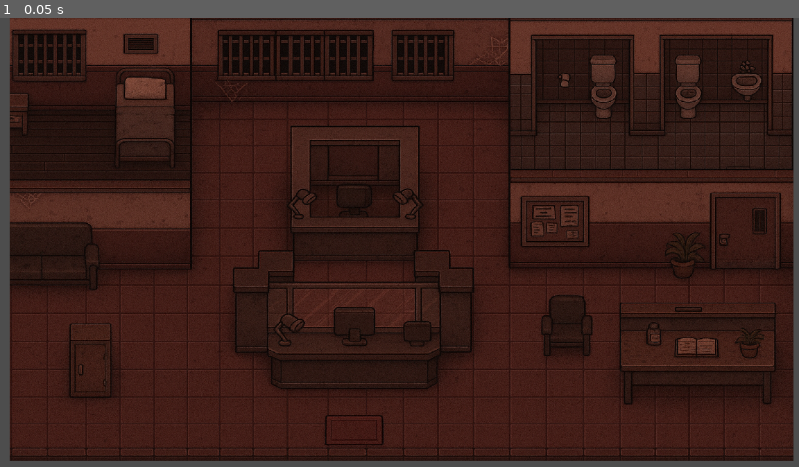
Above: before the commit, frame 1.
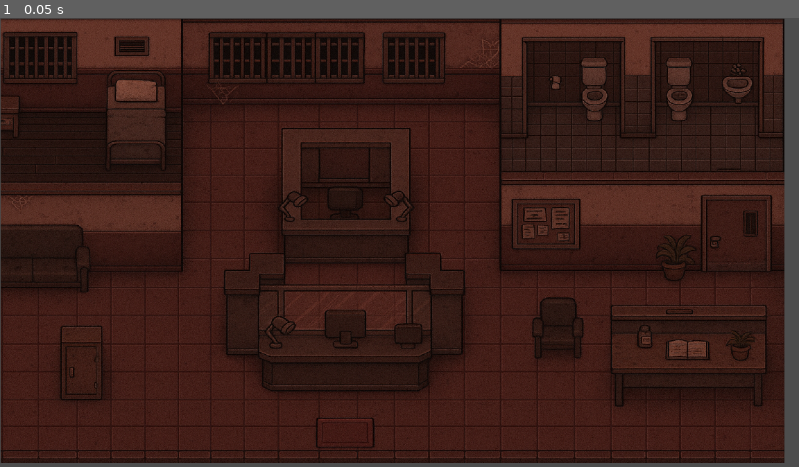
Above: after the commit, the same moment.

Repository: levi-tabosa/trabai_andrea
Game: Godot game, scene res://scenes/level_2.tscn
Same seed, same stepped clock (60 frames per second), same inputs: the game is played once before the commit and once after it. This scene is started directly instead of the project's main scene.
Inputs:
- Up to frame 1 (0.05 s): no input

The runs differ from the first frame. In frame 1, 16% of the frame differs, in the area x 0-100%, y 0-100%.

Commit message:
Update shed.tscn

Diff:
--- a/scenes/shed.tscn
+++ b/scenes/shed.tscn
@@ -1,10 +1,159 @@
-[gd_scene load_steps=2 format=3 uid="uid://2bywqnyjbjyk"]
+[gd_scene load_steps=23 format=3 uid="uid://2bywqnyjbjyk"]
 
 [ext_resource type="Texture2D" uid="uid://b31n7us6bqur" path="res://assets/ChatGPT Image 25 de abr. de 2025, 15_20_17.png" id="1_422rr"]
+
+[sub_resource type="RectangleShape2D" id="RectangleShape2D_422rr"]
+size = Vector2(94.3495, 186.908)
+
+[sub_resource type="RectangleShape2D" id="RectangleShape2D_5jno2"]
+size = Vector2(65.2038, 188.505)
+
+[sub_resource type="RectangleShape2D" id="RectangleShape2D_kx8ok"]
+size = Vector2(63.6734, 181.524)
+
+[sub_resource type="RectangleShape2D" id="RectangleShape2D_tnmrx"]
+size = Vector2(346.62, 127.209)
+
+[sub_resource type="RectangleShape2D" id="RectangleShape2D_204wa"]
+size = Vector2(236.517, 81.8876)
+
+[sub_resource type="RectangleShape2D" id="RectangleShape2D_j5w88"]
+size = Vector2(58.4495, 56.9188)
+
+[sub_resource type="RectangleShape2D" id="RectangleShape2D_gbkui"]
+size = Vector2(73.984, 60.705)
+
+[sub_resource type="RectangleShape2D" id="RectangleShape2D_jhr7m"]
+size = Vector2(101.947, 124.605)
+
+[sub_resource type="RectangleShape2D" id="RectangleShape2D_51bmj"]
+size = Vector2(303.122, 247.613)
+
+[sub_resource type="RectangleShape2D" id="RectangleShape2D_ilkvv"]
+size = Vector2(549.154, 193.49)
+
+[sub_resource type="RectangleShape2D" id="RectangleShape2D_bpkwf"]
+size = Vector2(357.009, 190.103)
+
+[sub_resource type="RectangleShape2D" id="RectangleShape2D_1ui6r"]
+size = Vector2(104.666, 186.301)
+
+[sub_resource type="RectangleShape2D" id="RectangleShape2D_ygc2y"]
+size = Vector2(540.998, 241.223)
+
+[sub_resource type="RectangleShape2D" id="RectangleShape2D_t01aa"]
+size = Vector2(605.322, 163.36)
+
+[sub_resource type="RectangleShape2D" id="RectangleShape2D_co7mo"]
+size = Vector2(361.087, 116.618)
+
+[sub_resource type="RectangleShape2D" id="RectangleShape2D_yhuii"]
+size = Vector2(209.331, 76.6801)
+
+[sub_resource type="RectangleShape2D" id="RectangleShape2D_2nhl3"]
+size = Vector2(241.274, 99.0452)
+
+[sub_resource type="RectangleShape2D" id="RectangleShape2D_or6bb"]
+size = Vector2(42.138, 133.008)
+
+[sub_resource type="RectangleShape2D" id="RectangleShape2D_885au"]
+size = Vector2(40.7787, 138.983)
+
+[sub_resource type="RectangleShape2D" id="RectangleShape2D_nbwvh"]
+size = Vector2(100.709, 1059.14)
+
+[sub_resource type="RectangleShape2D" id="RectangleShape2D_q4cs0"]
+size = Vector2(75.246, 1108.67)
 
 [node name="shed" type="Node2D"]
 
 [node name="Sprite2D" type="Sprite2D" parent="."]
-position = Vector2(576, 319.5)
+position = Vector2(563, 323)
 scale = Vector2(0.735677, 0.625977)
 texture = ExtResource("1_422rr")
+
+[node name="StaticBody2D" type="StaticBody2D" parent="Sprite2D"]
+
+[node name="CollisionShape2D" type="CollisionShape2D" parent="Sprite2D/StaticBody2D"]
+position = Vector2(-611.281, 293.94)
+shape = SubResource("RectangleShape2D_422rr")
+
+[node name="CollisionShape2D2" type="CollisionShape2D" parent="Sprite2D/StaticBody2D"]
+position = Vector2(-294.988, 160.549)
+shape = SubResource("RectangleShape2D_5jno2")
+
+[node name="CollisionShape2D3" type="CollisionShape2D" parent="Sprite2D/StaticBody2D"]
+position = Vector2(109.53, 165.046)
+shape = SubResource("RectangleShape2D_kx8ok")
+
+[node name="CollisionShape2D4" type="CollisionShape2D" parent="Sprite2D/StaticBody2D"]
+position = Vector2(-89.0336, 270.481)
+shape = SubResource("RectangleShape2D_tnmrx")
+
+[node name="CollisionShape2D5" type="CollisionShape2D" parent="Sprite2D/StaticBody2D"]
+position = Vector2(-89.7133, 3.99377)
+shape = SubResource("RectangleShape2D_204wa")
+
+[node name="CollisionShape2D6" type="CollisionShape2D" parent="Sprite2D/StaticBody2D"]
+position = Vector2(-245.352, 58.6045)
+shape = SubResource("RectangleShape2D_j5w88")
+
+[node name="CollisionShape2D7" type="CollisionShape2D" parent="Sprite2D/StaticBody2D"]
+position = Vector2(60.877, 55.1138)
+shape = SubResource("RectangleShape2D_gbkui")
+
+[node name="CollisionShape2D8" type="CollisionShape2D" parent="Sprite2D/StaticBody2D"]
+position = Vector2(321.473, 202.084)
+shape = SubResource("RectangleShape2D_jhr7m")
+
+[node name="CollisionShape2D9" type="CollisionShape2D" parent="Sprite2D/StaticBody2D"]
+position = Vector2(581.097, 260.393)
+shape = SubResource("RectangleShape2D_51bmj")
+
+[node name="CollisionShape2D10" type="CollisionShape2D" parent="Sprite2D/StaticBody2D"]
+position = Vector2(494.782, -32.6529)
+shape = SubResource("RectangleShape2D_ilkvv")
+
+[node name="CollisionShape2D11" type="CollisionShape2D" parent="Sprite2D/StaticBody2D"]
+position = Vector2(-587.214, -20.7675)
+shape = SubResource("RectangleShape2D_bpkwf")
+
+[node name="CollisionShape2D12" type="CollisionShape2D" parent="Sprite2D/StaticBody2D"]
+position = Vector2(-504.977, -282.455)
+shape = SubResource("RectangleShape2D_1ui6r")
+
+[node name="CollisionShape2D13" type="CollisionShape2D" parent="Sprite2D/StaticBody2D"]
+position = Vector2(494.782, -379.407)
+shape = SubResource("RectangleShape2D_ygc2y")
+
+[node name="CollisionShape2D14" type="CollisionShape2D" parent="Sprite2D/StaticBody2D"]
+position = Vector2(-95.1505, -415.351)
+shape = SubResource("RectangleShape2D_t01aa")
+
+[node name="CollisionShape2D15" type="CollisionShape2D" parent="Sprite2D/StaticBody2D"]
+position = Vector2(-582.02, -441.71)
+shape = SubResource("RectangleShape2D_co7mo")
+
+[node name="CollisionShape2D16" type="CollisionShape2D" parent="Sprite2D/StaticBody2D"]
+position = Vector2(-667.412, -322.696)
+shape = SubResource("RectangleShape2D_yhuii")
+
+[node name="CollisionShape2D17" type="CollisionShape2D" parent="Sprite2D/StaticBody2D"]
+position = Vector2(-85.6354, -209.273)
+shape = SubResource("RectangleShape2D_2nhl3")
+
+[node name="CollisionShape2D18" type="CollisionShape2D" parent="Sprite2D/StaticBody2D"]
+position = Vector2(-193.699, -91.0576)
+shape = SubResource("RectangleShape2D_or6bb")
+
+[node name="CollisionShape2D19" type="CollisionShape2D" parent="Sprite2D/StaticBody2D"]
+position = Vector2(14.9522, -114.221)
+shape = SubResource("RectangleShape2D_885au")
+
+[node name="CollisionShape2D20" type="CollisionShape2D" parent="Sprite2D/StaticBody2D"]
+position = Vector2(772.078, 24.7613)
+shape = SubResource("RectangleShape2D_nbwvh")
+
+[node name="CollisionShape2D21" type="CollisionShape2D" parent="Sprite2D/StaticBody2D"]
+position = Vector2(-738.096, 6.39001)
+shape = SubResource("RectangleShape2D_q4cs0")
